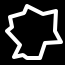
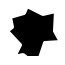
Layers edited between the first and the second 65px x 65px image:
hid "Background" over 0, 0, 65, 65
